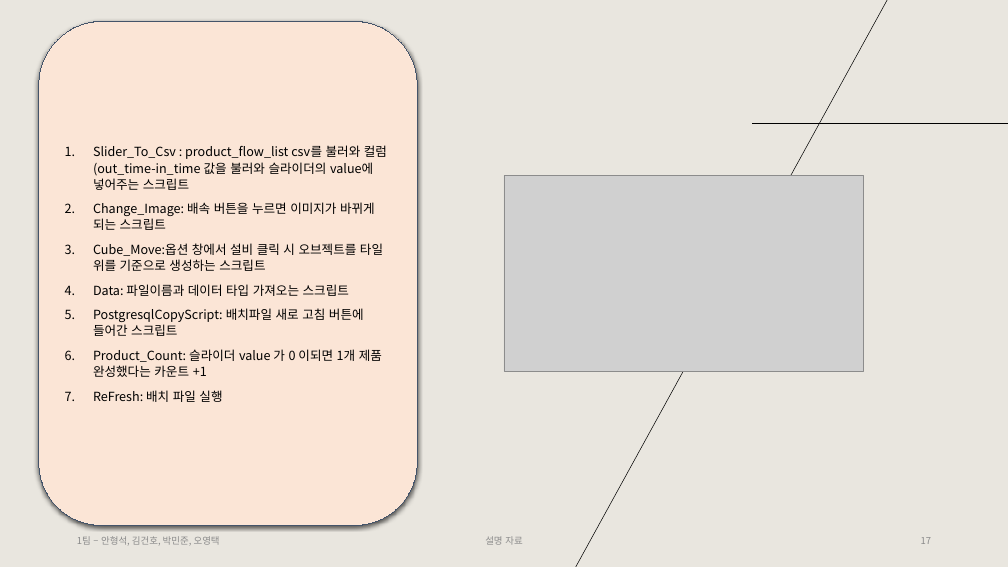
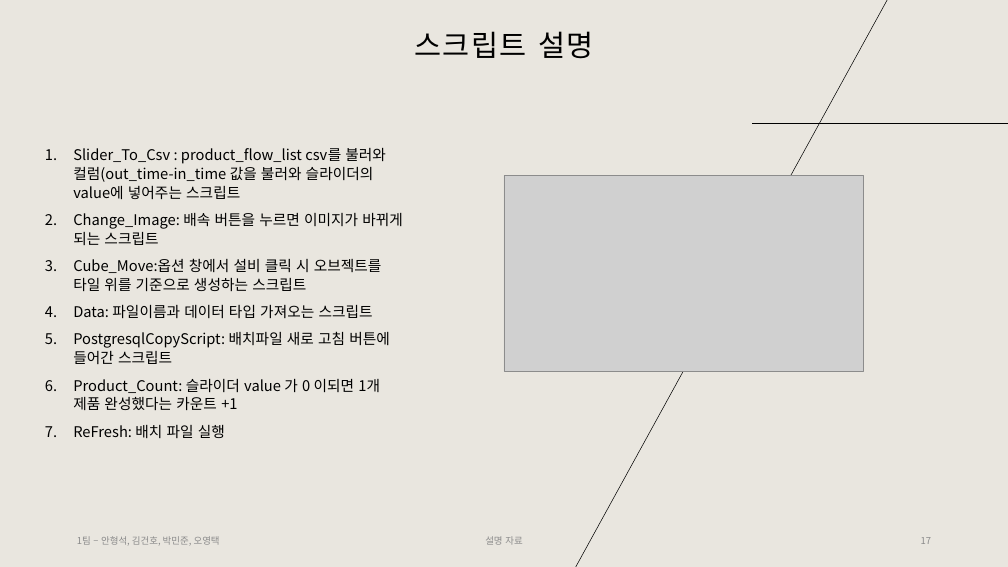
Before and after one commit to Tentailsahri/DT_FINAL_Project, a slide deck: slide 17 of 문서/시나리오에 따른 공정 시뮬레이션 발표 - 김건호.pptx. Drawn at 1008x567 pixels with LibreOffice and Linux fonts; fonts in the diff are those of the drawing; grey boxes stand for pictures. Boxes give left, top, right and bottom in pixels: in the first picture for what was removed or moved away, otherwise in the second. Text is boxed around its words. In the diff, an @@ line names an element or a change of style, - is before the commit and + after.

```diff
--- a/문서/시나리오에 따른 공정 시뮬레이션 발표 - 김건호.pptx
+++ b/문서/시나리오에 따른 공정 시뮬레이션 발표 - 김건호.pptx
@@ text added at (x1=414, y1=31, x2=594, y2=59), 28 pt, text #000000 @@
+스크립트 설명
@@ text "Slider_To_Csv : product_flow_list csv를 불러와 ..." moved from (x1=39, y1=21, x2=417, y2=526) to (x1=73, y1=148, x2=403, y2=438) @@
@@ text "Slider_To_Csv : product_flow_list csv를 불러와 ..." at (x1=73, y1=148, x2=403, y2=438): size 12 to 14 pt; vertical alignment middle to top; fill #FBE5D6 to none; outline #44546A 0.75 pt to none; shadow off @@
```
Also in this commit, not shown: 10 other slides changed, 1 slide added.
